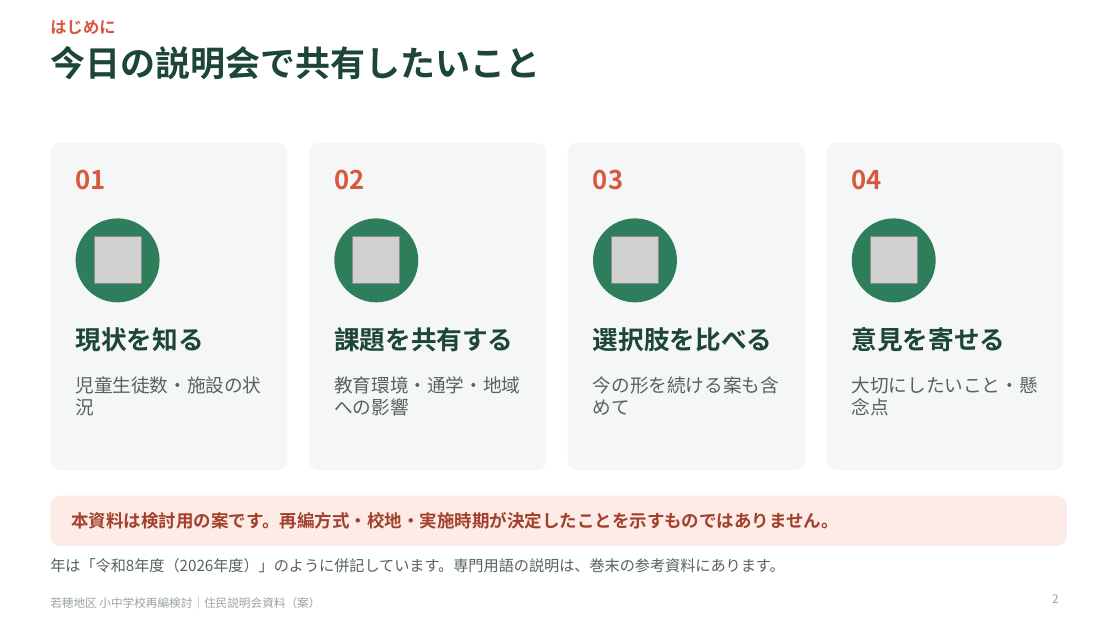
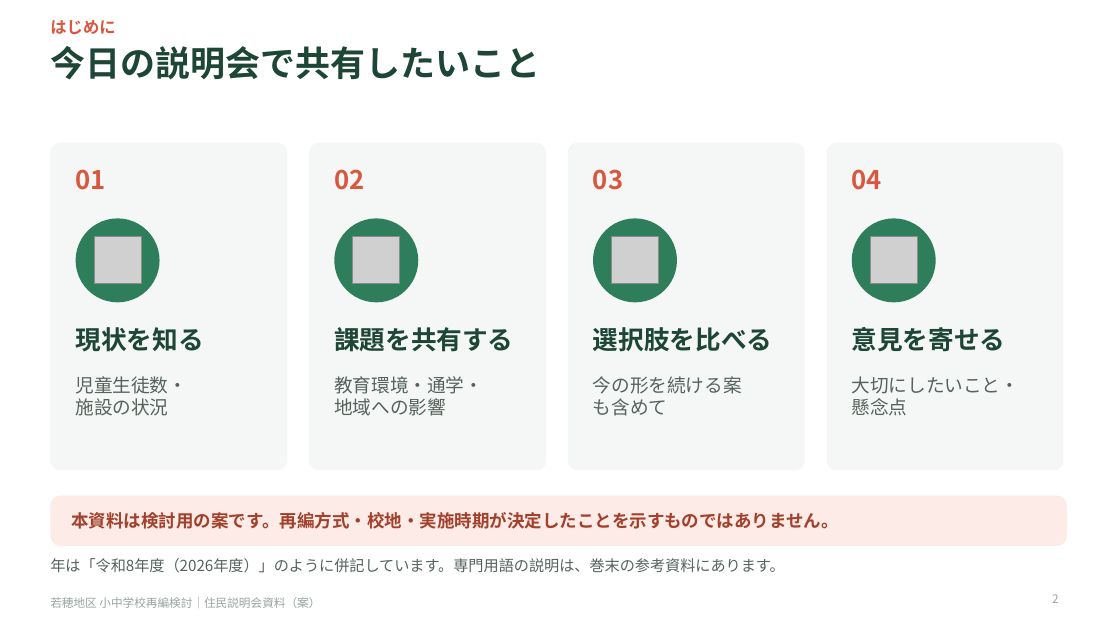
Before and after one commit to Masaki12008/GS, a slide deck: slide 2 of output/若穂地区_住民説明会資料.pptx. Drawn at 1120x630 pixels with LibreOffice and Linux fonts; fonts in the diff are those of the drawing; grey boxes stand for pictures. Boxes give left, top, right and bottom in pixels: in the first picture for what was removed or moved away, otherwise in the second. Text is boxed around its words. In the diff, an @@ line names an element or a change of style, - is before the commit and + after.

```diff
--- a/output/若穂地区_住民説明会資料.pptx
+++ b/output/若穂地区_住民説明会資料.pptx
@@ text at <box>76,376,188,416</box>: text changed @@
-児童生徒数・施設の状況
+児童生徒数・
+施設の状況
@@ text at <box>334,376,483,416</box>: text changed @@
-教育環境・通学・地域への影響
+教育環境・通学・
+地域への影響
@@ text at <box>593,376,742,416</box>: text changed @@
-今の形を続ける案も含めて
+今の形を続ける案
+も含めて
@@ text at <box>852,376,1019,415</box>: text changed @@
-大切にしたいこと・懸念点
+大切にしたいこと・
+懸念点
```
Also in this commit, not shown: 16 other slides changed, 6 other files.
